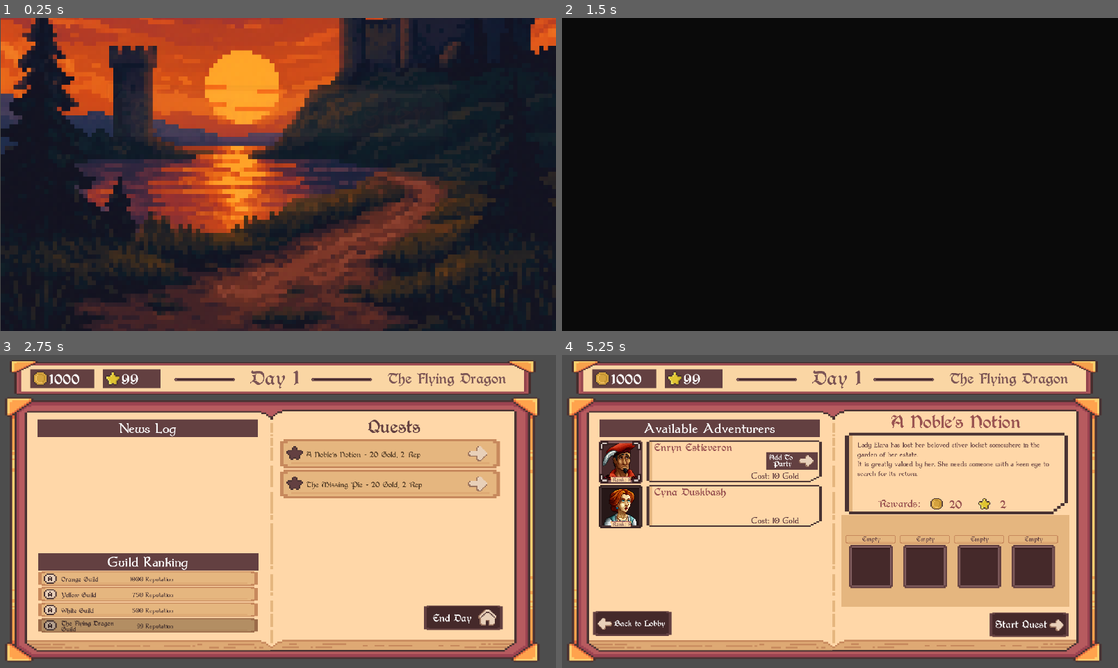
Above: before the commit, frames 1-4 (two rows, left to right).
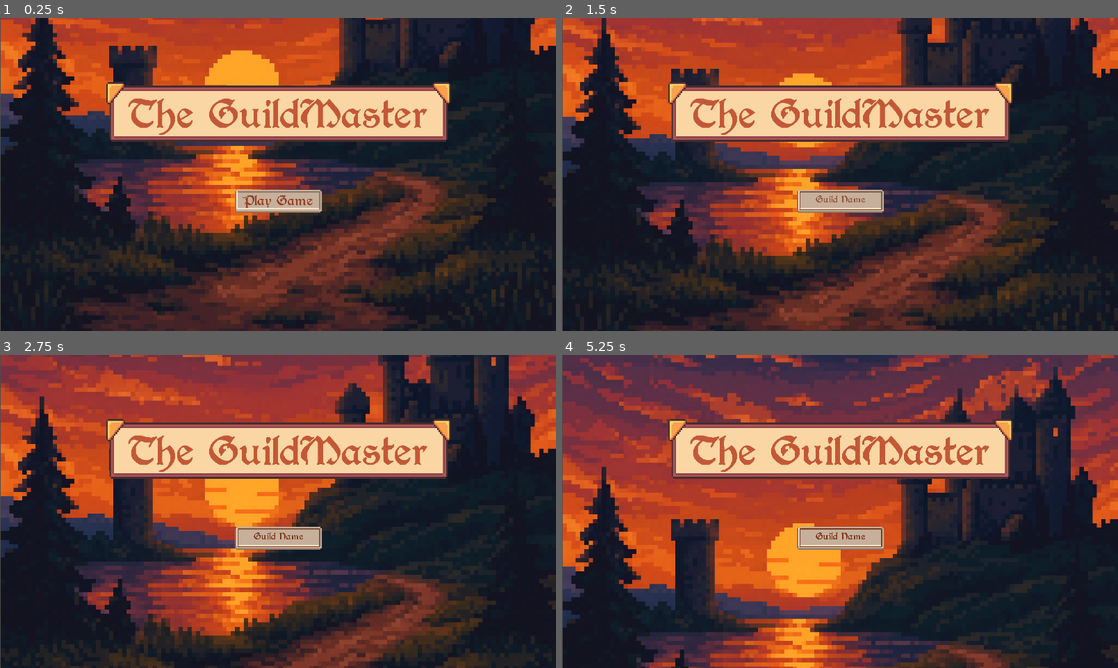
Above: after the commit, the same moments.

Repository: igoralves3/BrackeysGameJamIgorJoaoRodrigo
Game: Godot game, scene res://Scenes/BookPages/main_menu.tscn
Two runs of this game, one before a commit and one after it. Both use one fixed random seed, a clock stepped at 60 frames per second and the inputs below.
Inputs (mouse positions are in pixels of both pictures, inside the frame that each line leads up to):
- Up to frame 1 (0.25 s): no input
- Up to frame 2 (1.5 s): click "Play Game" at 0.5 s; click (840, 202) at 1.25 s, where only the run before the commit has a clickable "Play Game"
- Up to frame 3 (2.75 s): click (478, 455) at 2.02 s
- Up to frame 4 (5.25 s): click (1040, 455) at 2.77 s; click (1029, 624) at 3.5 s, where only the run before the commit has a clickable "Start Quest"; click (1029, 624) at 4.25 s, where only the run before the commit has a clickable "Start Quest"; click (684, 461) at 5 s, where only the run before the commit has a clickable "Cost: 10 Gold"

The runs differ from the first frame. In frame 1, 12% of the frame differs, in the area x 19-81%, y 20-63%; in frame 2, 86%; in frame 3, 95%, in the area x 0-100%, y 0-100%; in frame 4, 93%.

Commit message:
added guild icons and choosing guild name on start

Diff:
--- /dev/null
+++ b/bragamejam2025.2_guildmaster/Scenes/BookPages/Main.tscn
@@ -0,0 +1,55 @@
+[gd_scene load_steps=7 format=3 uid="uid://cxlhoks2ojowv"]
+
+[ext_resource type="Script" uid="uid://ge72656exa8v" path="res://Scripts/GameManager.gd" id="1_fcuan"]
+[ext_resource type="Texture2D" uid="uid://0vq6dm5scg0w" path="res://Resources/BGs/IMG_5239.png" id="2_3rydv"]
+[ext_resource type="PackedScene" uid="uid://cc0gjmke6ki1w" path="res://Scenes/resources_info_bar.tscn" id="2_g1kwr"]
+[ext_resource type="PackedScene" uid="uid://bpdnaxogb4p58" path="res://Scenes/BookPages/guild_lobby.tscn" id="3_3rydv"]
+[ext_resource type="PackedScene" uid="uid://b87ohqrvtvkrs" path="res://Scenes/BookPages/quest_man_selection.tscn" id="4_wufdt"]
+[ext_resource type="PackedScene" uid="uid://wbvwabakpwe4" path="res://Scenes/BookPages/end_of_day.tscn" id="5_5iqs7"]
+
+[node name="Main" type="Control"]
+layout_mode = 3
+anchors_preset = 15
+anchor_right = 1.0
+anchor_bottom = 1.0
+offset_left = 17.0
+offset_top = 145.0
+grow_horizontal = 2
+grow_vertical = 2
+script = ExtResource("1_fcuan")
+
+[node name="BG_5" type="Sprite2D" parent="."]
+position = Vector2(942, 445)
+scale = Vector2(15, 15)
+texture = ExtResource("2_3rydv")
+hframes = 5
+
+[node name="ResourcesInfoBar" parent="." instance=ExtResource("2_g1kwr")]
+layout_mode = 0
+offset_left = 8.0
+offset_top = -131.0
+offset_right = 1841.0
+offset_bottom = -4.0
+
+[node name="GuildLobby" parent="." instance=ExtResource("3_3rydv")]
+layout_mode = 0
+offset_left = 0.0
+offset_top = 0.0
+offset_right = 1847.0
+offset_bottom = 915.0
+
+[node name="QuestManSelection" parent="." instance=ExtResource("4_wufdt")]
+visible = false
+layout_mode = 0
+offset_left = 0.0
+offset_top = 0.0
+offset_right = 1847.0
+offset_bottom = 915.0
+
+[node name="EndOfDay" parent="." instance=ExtResource("5_5iqs7")]
+visible = false
+layout_mode = 0
+offset_left = 0.0
+offset_top = 0.0
+offset_right = 1847.0
+offset_bottom = 915.0
--- a/bragamejam2025.2_guildmaster/Scenes/BookPages/guild_lobby.tscn
+++ b/bragamejam2025.2_guildmaster/Scenes/BookPages/guild_lobby.tscn
@@ -130,7 +130,6 @@
 size_flags_vertical = 3
 
 [node name="NewsLog" parent="LeftPage_BG/NewsLogLabel/ScrollContainer/VBoxContainer" instance=ExtResource("7_tkfya")]
-custom_minimum_size = Vector2(0, 100)
 layout_mode = 2
 
 [node name="RankingLabel" type="NinePatchRect" parent="LeftPage_BG"]
--- a/bragamejam2025.2_guildmaster/Scenes/BookPages/main_menu.tscn
+++ b/bragamejam2025.2_guildmaster/Scenes/BookPages/main_menu.tscn
@@ -7,6 +7,8 @@
 [ext_resource type="FontFile" uid="uid://b1s1rbc2pq2bd" path="res://Resources/Fonts/Berry Rotunda.ttf" id="4_n4fnu"]
 [ext_resource type="Texture2D" uid="uid://b6xdjhwggsd7a" path="res://Resources/Sprites/UI_TravelBook_Spritesheet01a.png" id="5_6itu3"]
 [ext_resource type="Texture2D" uid="uid://dqaa4end3as5n" path="res://Resources/Sprites/UI_TravelBook_Frame01a.png" id="7_6itu3"]
+
+[sub_resource type="StyleBoxEmpty" id="StyleBoxEmpty_6itu3"]
 
 [node name="MainMenu" type="Control"]
 layout_mode = 3
@@ -35,7 +37,6 @@
 script = ExtResource("4_17uig")
 
 [node name="MainMenuContainer" type="HBoxContainer" parent="."]
-modulate = Color(1, 1, 1, 0)
 layout_mode = 0
 offset_right = 1919.0
 offset_bottom = 1079.0
@@ -75,6 +76,32 @@
 layout_mode = 2
 alignment = 1
 
+[node name="InputFieldContainer" type="HBoxContainer" parent="MainMenuContainer/MainMenuVBoxContainer/PlayButtonContainer"]
+visible = false
+custom_minimum_size = Vector2(300, 80)
+layout_mode = 2
+alignment = 1
+
+[node name="TextureRect" type="TextureRect" parent="MainMenuContainer/MainMenuVBoxContainer/PlayButtonContainer/InputFieldContainer"]
+custom_minimum_size = Vector2(300, 80)
+layout_mode = 2
+texture = ExtResource("7_6itu3")
+
+[node name="LineEdit" type="LineEdit" parent="MainMenuContainer/MainMenuVBoxContainer/PlayButtonContainer/InputFieldContainer/TextureRect"]
+self_modulate = Color(0.57485, 0.244301, 0.135397, 1)
+custom_minimum_size = Vector2(200, 0)
+layout_mode = 2
+offset_left = 10.0
+offset_top = 9.0
+offset_right = 291.0
+offset_bottom = 69.0
+theme_override_fonts/font = ExtResource("4_n4fnu")
+theme_override_font_sizes/font_size = 24
+theme_override_styles/normal = SubResource("StyleBoxEmpty_6itu3")
+placeholder_text = "Guild Name"
+alignment = 1
+max_length = 36
+
 [node name="PlayGameButton" type="TextureButton" parent="MainMenuContainer/MainMenuVBoxContainer/PlayButtonContainer"]
 custom_minimum_size = Vector2(300, 80)
 layout_mode = 2
@@ -82,7 +109,7 @@
 stretch_mode = 0
 
 [node name="Label" type="Label" parent="MainMenuContainer/MainMenuVBoxContainer/PlayButtonContainer/PlayGameButton"]
-self_modulate = Color(0.581726, 0.245728, 0.137927, 1)
+self_modulate = Color(0.580392, 0.247059, 0.137255, 1)
 layout_mode = 0
 offset_top = 8.0
 offset_right = 295.0
@@ -105,6 +132,7 @@
 offset_right = 40.0
 offset_bottom = 40.0
 
+[connection signal="text_submitted" from="MainMenuContainer/MainMenuVBoxContainer/PlayButtonContainer/InputFieldContainer/TextureRect/LineEdit" to="." method="_on_line_edit_text_submitted"]
 [connection signal="mouse_entered" from="MainMenuContainer/MainMenuVBoxContainer/PlayButtonContainer/PlayGameButton" to="." method="_on_play_game_button_mouse_entered"]
 [connection signal="mouse_exited" from="MainMenuContainer/MainMenuVBoxContainer/PlayButtonContainer/PlayGameButton" to="." method="_on_play_game_button_mouse_exited"]
 [connection signal="pressed" from="MainMenuContainer/MainMenuVBoxContainer/PlayButtonContainer/PlayGameButton" to="." method="_on_play_game_button_pressed"]
--- a/bragamejam2025.2_guildmaster/Scenes/Main.tscn
+++ /dev/null
@@ -1,48 +0,0 @@
-[gd_scene load_steps=6 format=3 uid="uid://cxlhoks2ojowv"]
-
-[ext_resource type="PackedScene" uid="uid://cc0gjmke6ki1w" path="res://Scenes/resources_info_bar.tscn" id="1_frkhe"]
-[ext_resource type="Script" uid="uid://ge72656exa8v" path="res://Scripts/GameManager.gd" id="1_pbw6q"]
-[ext_resource type="PackedScene" uid="uid://b87ohqrvtvkrs" path="res://Scenes/BookPages/quest_man_selection.tscn" id="2_idj7w"]
-[ext_resource type="PackedScene" uid="uid://wbvwabakpwe4" path="res://Scenes/BookPages/end_of_day.tscn" id="4_v1gob"]
-[ext_resource type="PackedScene" uid="uid://bpdnaxogb4p58" path="res://Scenes/BookPages/guild_lobby.tscn" id="5_jw32o"]
-
-[node name="Main" type="Control"]
-layout_mode = 3
-anchors_preset = 15
-anchor_right = 1.0
-anchor_bottom = 1.0
-offset_left = 17.0
-offset_top = 145.0
-grow_horizontal = 2
-grow_vertical = 2
-script = ExtResource("1_pbw6q")
-
-[node name="ResourcesInfoBar" parent="." instance=ExtResource("1_frkhe")]
-layout_mode = 0
-offset_left = 8.0
-offset_top = -131.0
-offset_right = 1841.0
-offset_bottom = -4.0
-
-[node name="GuildLobby" parent="." instance=ExtResource("5_jw32o")]
-layout_mode = 0
-offset_left = 0.0
-offset_top = 0.0
-offset_right = 1847.0
-offset_bottom = 915.0
-
-[node name="QuestManSelection" parent="." instance=ExtResource("2_idj7w")]
-visible = false
-layout_mode = 0
-offset_left = 0.0
-offset_top = 0.0
-offset_right = 1847.0
-offset_bottom = 915.0
-
-[node name="EndOfDay" parent="." instance=ExtResource("4_v1gob")]
-visible = false
-layout_mode = 0
-offset_left = 0.0
-offset_top = 0.0
-offset_right = 1847.0
-offset_bottom = 915.0
--- a/bragamejam2025.2_guildmaster/Scenes/guild_ranking_label.tscn
+++ b/bragamejam2025.2_guildmaster/Scenes/guild_ranking_label.tscn
@@ -1,8 +1,8 @@
 [gd_scene load_steps=6 format=3 uid="uid://crboxa4c7vkj1"]
 
 [ext_resource type="Texture2D" uid="uid://bmalybikwu6en" path="res://Resources/Sprites/UI_TravelBook_FrameSelect01b.png" id="1_cf33y"]
-[ext_resource type="Texture2D" uid="uid://cnqg1f24ugiaf" path="res://Resources/Sprites/UI_TravelBook_GamepadA01a.png" id="2_th34o"]
 [ext_resource type="Script" uid="uid://ctopv5niq87gf" path="res://Scripts/guild_ranking_label.gd" id="2_vxnop"]
+[ext_resource type="Texture2D" uid="uid://d0or5a66vwhp2" path="res://Resources/ShieldSprites/Transperent/Icon9.png" id="3_rldey"]
 [ext_resource type="FontFile" uid="uid://b1s1rbc2pq2bd" path="res://Resources/Fonts/Berry Rotunda.ttf" id="3_vxnop"]
 [ext_resource type="FontFile" uid="uid://0qjiky5fnp8b" path="res://Resources/Fonts/Dumbledor.ttf" id="5_rldey"]
 
@@ -15,12 +15,12 @@
 
 [node name="GuildIcon" type="TextureRect" parent="."]
 layout_mode = 0
-offset_left = 19.0
-offset_top = 8.0
-offset_right = 56.0
-offset_bottom = 37.0
+offset_left = 25.0
+offset_top = 7.0
+offset_right = 57.0
+offset_bottom = 39.0
 scale = Vector2(1.2, 1.2)
-texture = ExtResource("2_th34o")
+texture = ExtResource("3_rldey")
 
 [node name="GuildName" type="Label" parent="."]
 self_modulate = Color(0.286275, 0.2, 0.2, 1)
@@ -30,6 +30,7 @@
 offset_right = 274.0
 offset_bottom = 53.0
 theme_override_fonts/font = ExtResource("3_vxnop")
+theme_override_font_sizes/font_size = 20
 text = "White Guild"
 vertical_alignment = 1
 autowrap_mode = 2
--- a/bragamejam2025.2_guildmaster/Scripts/Singletons/Globals.gd
+++ b/bragamejam2025.2_guildmaster/Scripts/Singletons/Globals.gd
@@ -13,7 +13,7 @@
 
 
 var guildName = "The Flying Dragon"
-var rivalGuilds_dict = {"White": 500, "Yellow": 750, "Orange": 1000}
+var rivalGuilds_dict = {"White Guild": 500, "Yellow Guild": 750, "Orange Guild": 1000}
 
 var availableQuests: Array[quest]
 var onGoingQuests: Array[quest]
@@ -92,13 +92,13 @@
 	var slow_rate = randf_range(0.05, 0.45)
 
 	var variation = repEarnedThisRound * high_rate
-	rivalGuilds_dict["White"] = int(rivalGuilds_dict["White"] + variation)
+	rivalGuilds_dict["White Guild"] = int(rivalGuilds_dict["White Guild"] + variation)
 
 	var variation2 = repEarnedThisRound * mid_rate
-	rivalGuilds_dict["Yellow"] = int(rivalGuilds_dict["Yellow"] + variation2)
+	rivalGuilds_dict["Yellow Guild"] = int(rivalGuilds_dict["Yellow Guild"] + variation2)
 
 	var variation3 = repEarnedThisRound * slow_rate
-	rivalGuilds_dict["Orange"] = int(rivalGuilds_dict["Orange"] + variation3)
+	rivalGuilds_dict["Orange Guild"] = int(rivalGuilds_dict["Orange Guild"] + variation3)
 
 func startActiveQuest():
 	onGoingQuests.append(questAux)
--- a/bragamejam2025.2_guildmaster/Scripts/guild_ranking_label.gd
+++ b/bragamejam2025.2_guildmaster/Scripts/guild_ranking_label.gd
@@ -5,19 +5,20 @@
 @onready var GuildNameLabel = $GuildName
 @onready var GuildRepLabel = $RepLabel
 
+
 func setLabel(guildName,GuildRep):
 	match guildName:
-		"White":
-			##GuildIcon
+		"White Guild":
+			GuildIcon.texture = preload("res://Resources/ShieldSprites/Transperent/Icon30.png")
 			pass
-		"White":
-			##GuildIcon
+		"Orange Guild":
+			GuildIcon.texture = preload("res://Resources/ShieldSprites/Transperent/Icon14.png")
 			pass
-		"White":
-			##GuildIcon
+		"Yellow Guild":
+			GuildIcon.texture = preload("res://Resources/ShieldSprites/Transperent/Icon18.png")
 			pass
 
-	GuildNameLabel.text = guildName + " Guild"
+	GuildNameLabel.text = guildName
 	GuildRepLabel.text = str(GuildRep) + " Reputation"
 
 	if(guildName==Globals.guildName):
--- a/bragamejam2025.2_guildmaster/Scripts/main_menu.gd
+++ b/bragamejam2025.2_guildmaster/Scripts/main_menu.gd
@@ -1,6 +1,9 @@
 extends Control
 
-const scenetoLoad = preload("res://Scenes/Main.tscn")
+const scenetoLoad = preload("res://Scenes/BookPages/Main.tscn")
+
+@onready var playerButtonContainer = $MainMenuContainer/MainMenuVBoxContainer/PlayButtonContainer/PlayGameButton
+@onready var guildNameInputContainer = $MainMenuContainer/MainMenuVBoxContainer/PlayButtonContainer/InputFieldContainer
 
 @onready var menuContainer = $MainMenuContainer
 
@@ -11,10 +14,14 @@
 			await get_tree().create_timer(1).timeout
 
 func _on_play_game_button_pressed() -> void:
-	SceneTransition.transition()
-	SoundManager.pickButtonSFX(randi() % 3)
-	await SceneTransition.on_transition_finished
-	get_tree().change_scene_to_packed(scenetoLoad)
+
+	playerButtonContainer.visible = false
+	guildNameInputContainer.visible = true
+
+	#SceneTransition.transition()
+	#SoundManager.pickButtonSFX(randi() % 3)
+	#await SceneTransition.on_transition_finished
+	#get_tree().change_scene_to_packed(scenetoLoad)
 
 
 func _on_play_game_button_mouse_entered() -> void:
@@ -23,3 +30,16 @@
 
 func _on_play_game_button_mouse_exited() -> void:
 	$MainMenuContainer/MainMenuVBoxContainer/PlayButtonContainer/PlayGameButton/Label.self_modulate = Color("943f23")
+
+
+func _on_line_edit_text_submitted(new_text: String) -> void:
+
+	if ("guild" in new_text) or ("clan" in new_text) or ("Guild" in new_text) or ("Clan" in new_text):
+		Globals.guildName = new_text
+	else:
+		Globals.guildName = new_text + " Guild"
+
+	SceneTransition.transition()
+	SoundManager.pickButtonSFX(randi() % 3)
+	await SceneTransition.on_transition_finished
+	get_tree().change_scene_to_packed(scenetoLoad)
Binary file added: bragamejam2025.2_guildmaster/Resources/ShieldSprites/Transperent/Icon1.png
Not shown, added: bragamejam2025.2_guildmaster/Resources/ShieldSprites/Transperent/Icon1.png.import
Binary file added: bragamejam2025.2_guildmaster/Resources/ShieldSprites/Transperent/Icon11.png
Not shown, added: bragamejam2025.2_guildmaster/Resources/ShieldSprites/Transperent/Icon11.png.import
Binary file added: bragamejam2025.2_guildmaster/Resources/ShieldSprites/Transperent/Icon12.png
Not shown, added: bragamejam2025.2_guildmaster/Resources/ShieldSprites/Transperent/Icon12.png.import
Binary file added: bragamejam2025.2_guildmaster/Resources/ShieldSprites/Transperent/Icon13.png
Not shown, added: bragamejam2025.2_guildmaster/Resources/ShieldSprites/Transperent/Icon13.png.import
Binary file added: bragamejam2025.2_guildmaster/Resources/ShieldSprites/Transperent/Icon14.png
Not shown, added: bragamejam2025.2_guildmaster/Resources/ShieldSprites/Transperent/Icon14.png.import
Binary file added: bragamejam2025.2_guildmaster/Resources/ShieldSprites/Transperent/Icon15.png
Not shown, added: bragamejam2025.2_guildmaster/Resources/ShieldSprites/Transperent/Icon15.png.import
(and 81 more such lines)
